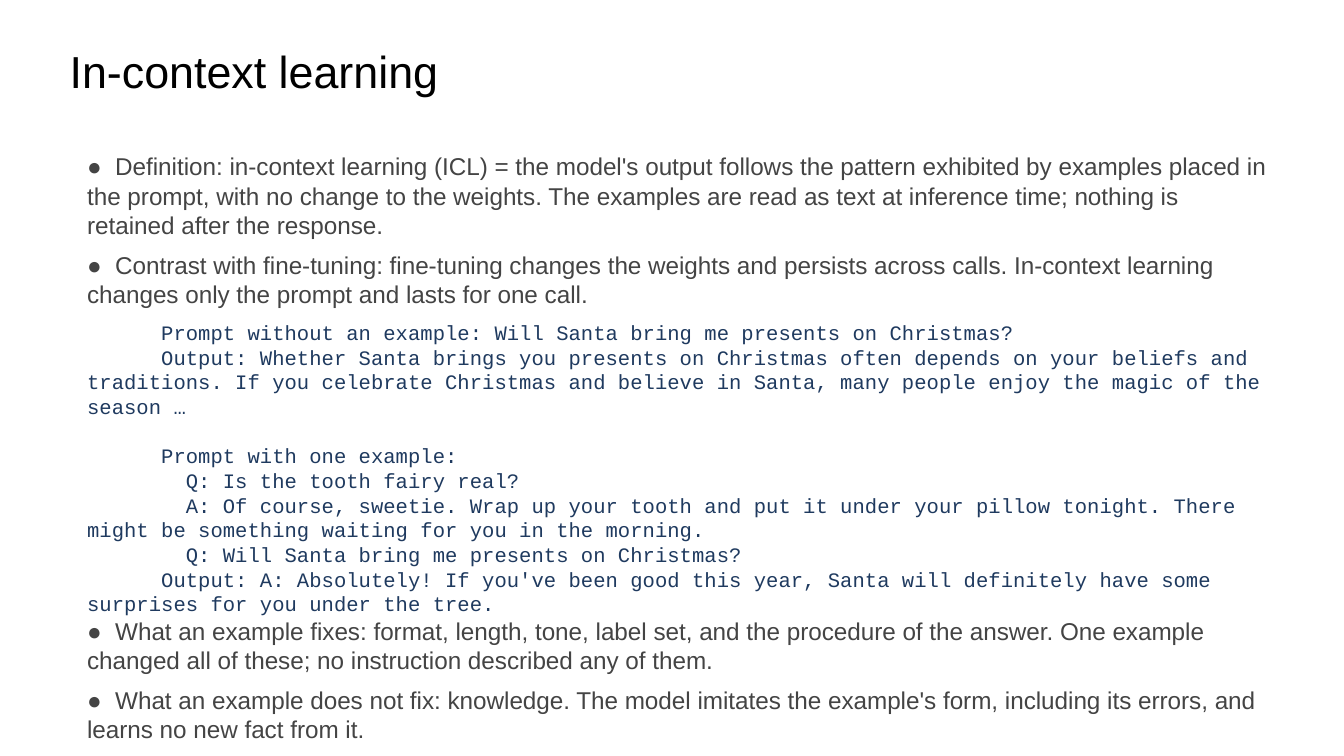
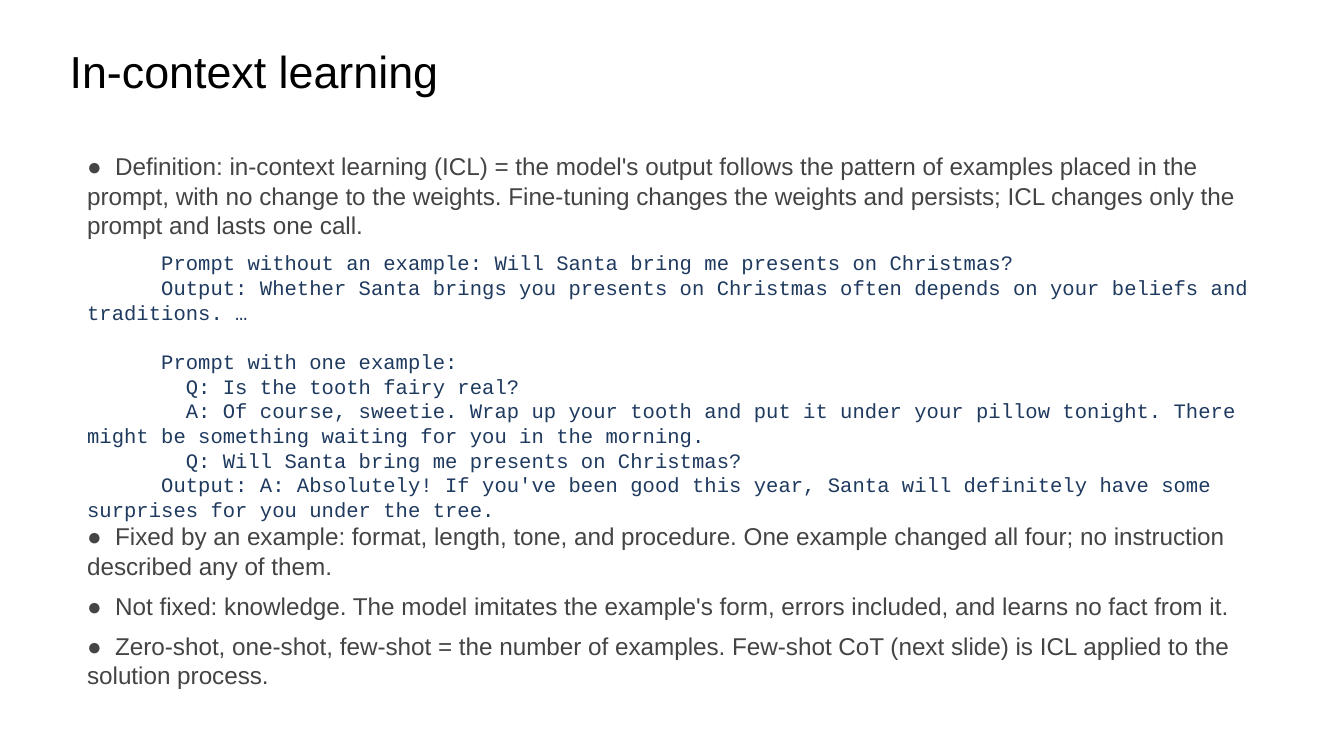
Before and after one commit to ralbu85/stml_2026, a slide deck: slide 15 of lectures/week02/slides-draft-w2.pptx. Drawn at 1344x756 pixels with LibreOffice and Linux fonts; fonts in the diff are those of the drawing. Boxes give left, top, right and bottom in pixels: in the first picture for what was removed or moved away, otherwise in the second. Text is boxed around its words. In the diff, an @@ line names an element or a change of style, - is before the commit and + after.

```diff
--- a/lectures/week02/slides-draft-w2.pptx
+++ b/lectures/week02/slides-draft-w2.pptx
@@ text at (87,157,1235,239): text changed @@
-● Definition: in-context learning (ICL) = the model's output follows the pattern exhibited by examples placed in the prompt, with no change to the weights. The examples are read as text at inference time; nothing is retained after the response.
-● Contrast with fine-tuning: fine-tuning changes the weights and persists across calls. In-context learning changes only the prompt and lasts for one call.
+● Definition: in-context learning (ICL) = the model's output follows the pattern of examples placed in the prompt, with no change to the weights. Fine-tuning changes the weights and persists; ICL changes only the prompt and lasts one call.
@@ text at (87,280,1248,321): text changed @@
-Output: Whether Santa brings you presents on Christmas often depends on your beliefs and traditions. If you celebrate Christmas and believe in Santa, many people enjoy the magic of the season …
+Output: Whether Santa brings you presents on Christmas often depends on your beliefs and traditions. …
@@ text at (87,527,1229,689): text changed @@
-● What an example fixes: format, length, tone, label set, and the procedure of the answer. One example changed all of these; no instruction described any of them.
-● What an example does not fix: knowledge. The model imitates the example's form, including its errors, and learns no new fact from it.
-● Counting: zero-shot = no examples, one-shot = one, few-shot = several. Few-shot CoT (next slide) is in-context learning applied to the solution process.
+● Fixed by an example: format, length, tone, and procedure. One example changed all four; no instruction described any of them.
+● Not fixed: knowledge. The model imitates the example's form, errors included, and learns no fact from it.
+● Zero-shot, one-shot, few-shot = the number of examples. Few-shot CoT (next slide) is ICL applied to the solution process.
```
Also in this commit, not shown: 1 other file.
